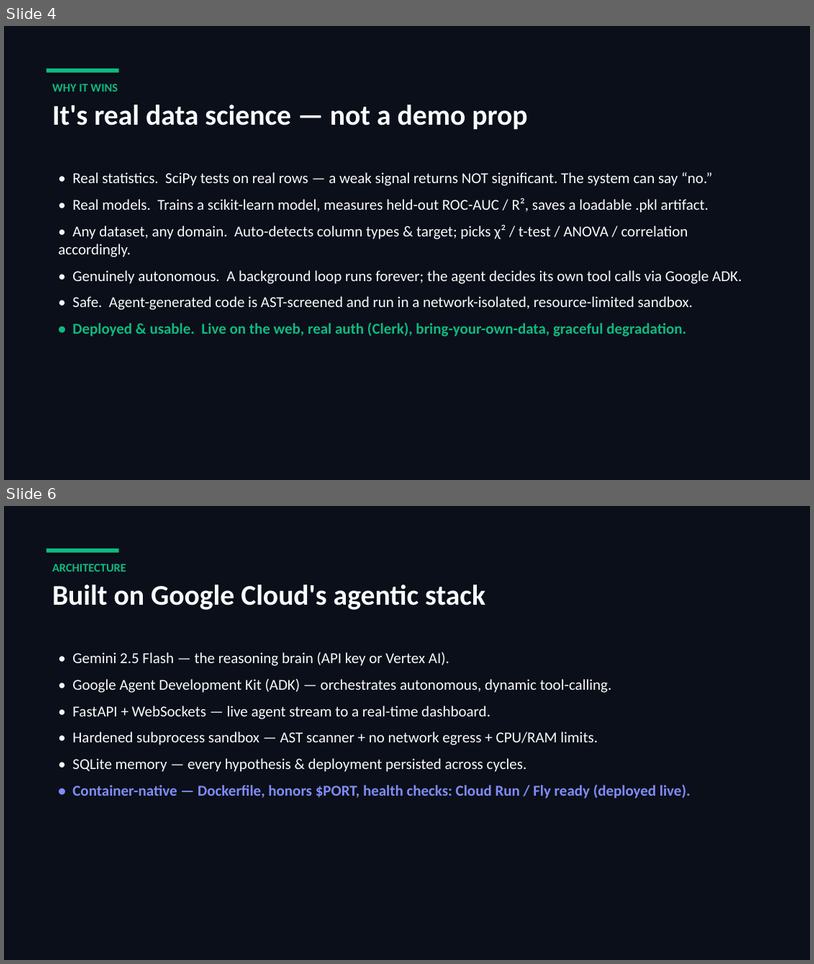
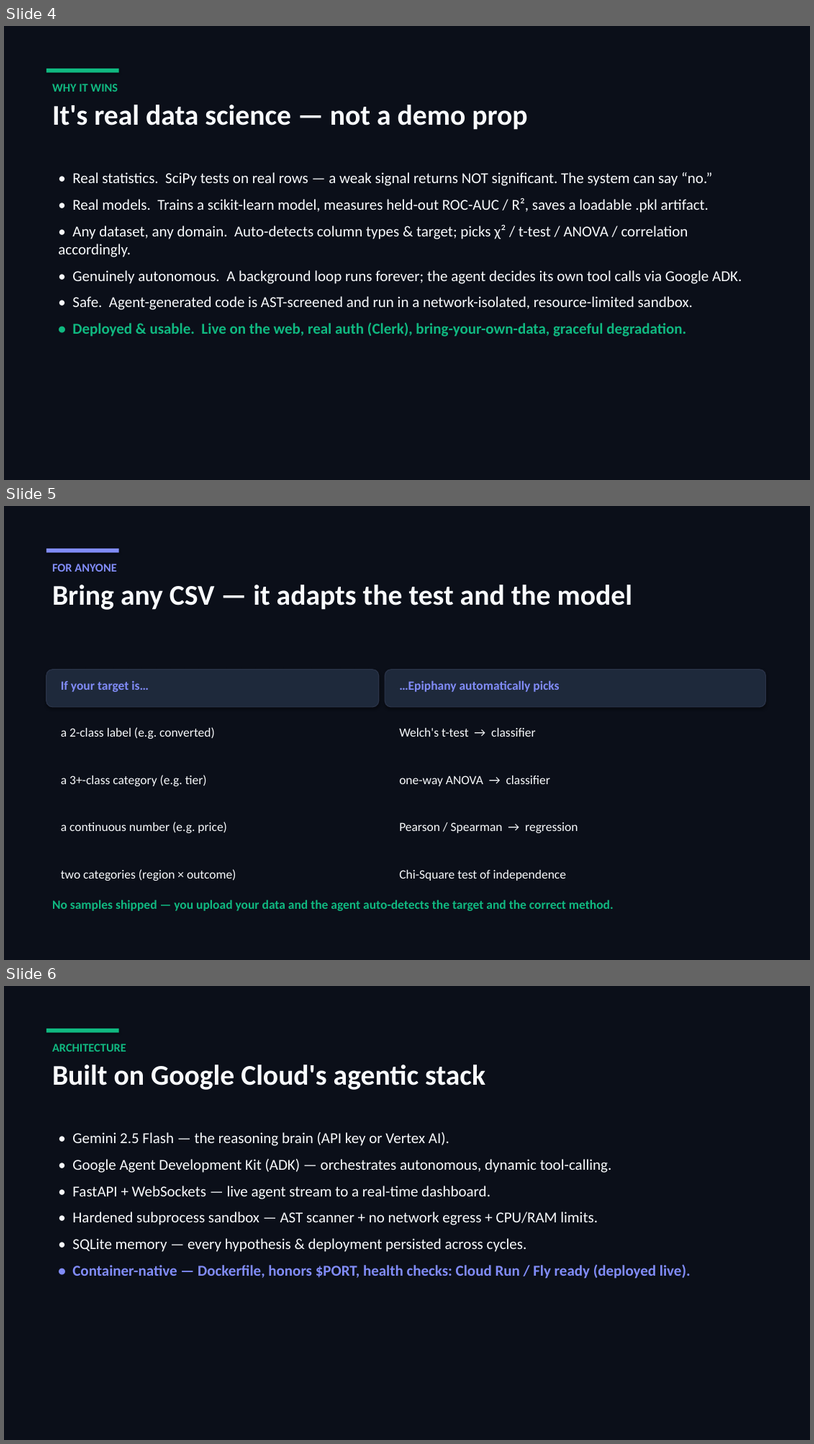
Before and after one commit to Om-singhaI/Epiphany, a slide deck: docs/Epiphany_Pitch.pptx. Shown one above the other, each under a label of ours: slides 4 and 6 before the commit, slides 4, 5 and 6 after it; the slides between them are not shown. The pictures are 814x964 and 814x1444 pixels, drawn with LibreOffice and Linux fonts; fonts in the diff are those of the drawing. Boxes give left, top, right and bottom in pixels: in the first picture for what was removed or moved away, otherwise in the second. Text is boxed around its words. In the diff, an @@ line names an element or a change of style, - is before the commit and + after.

Commit message:
Empty workspace by default — bring-your-own-data
Remove bundled sample datasets; a new user starts with an empty dashboard and
must upload a CSV/Parquet (or connect Elastic) before the agent runs. Add
no-data handling across DataPort, the orchestrator (idle loop + run_cycle
guard), endpoints, and the UI (empty-state dataset card, gated mission, empty
dataset dropdown). Update README, pitch script, and deck to the BYO-data story.

```diff
--- a/docs/Epiphany_Pitch.pptx
+++ b/docs/Epiphany_Pitch.pptx
@@ slide 5 added at (x1=4, y1=506, x2=810, y2=960), background #0B0F19 @@
@@ rectangle added at (x1=46, y1=548, x2=119, y2=553), fill #818CF8 @@
@@ text added at (x1=52, y1=564, x2=633, y2=610), 34 pt, text #F8FAFC, bold @@
+FOR ANYONE
+Bring any CSV — it adapts the test and the model
@@ rounded rectangle added at (x1=46, y1=669, x2=379, y2=707), fill #1E293B, outline #2A3348 1 pt @@
@@ rounded rectangle added at (x1=385, y1=669, x2=766, y2=707), fill #1E293B, outline #2A3348 1 pt @@
@@ text added at (x1=61, y1=681, x2=149, y2=692), 15 pt, text #818CF8, bold @@
+If your target is…
@@ text added at (x1=399, y1=680, x2=559, y2=692), 15 pt, text #818CF8, bold @@
+…Epiphany automatically picks
@@ text added at (x1=61, y1=727, x2=215, y2=739), 15 pt, text #F8FAFC @@
+a 2-class label (e.g. converted)
@@ text added at (x1=399, y1=728, x2=536, y2=736), 15 pt, text #F8FAFC @@
+Welch's t-test → classifier
@@ text added at (x1=61, y1=775, x2=207, y2=786), 15 pt, text #F8FAFC @@
+a 3+-class category (e.g. tier)
@@ text added at (x1=399, y1=775, x2=550, y2=786), 15 pt, text #F8FAFC @@
+one-way ANOVA → classifier
@@ text added at (x1=61, y1=821, x2=227, y2=833), 15 pt, text #F8FAFC @@
+a continuous number (e.g. price)
@@ text added at (x1=399, y1=822, x2=578, y2=833), 15 pt, text #F8FAFC @@
+Pearson / Spearman → regression
@@ text added at (x1=61, y1=869, x2=236, y2=880), 15 pt, text #F8FAFC @@
+two categories (region × outcome)
@@ text added at (x1=399, y1=870, x2=566, y2=880), 15 pt, text #F8FAFC @@
+Chi-Square test of independence
@@ text added at (x1=52, y1=899, x2=614, y2=911), 15 pt, text #10B981, bold @@
+No samples shipped — you upload your data and the agent auto-detects the target and the correct method.
```
Also in this commit, not shown: 1 slide changed, 1 slide removed, 14 other files.
